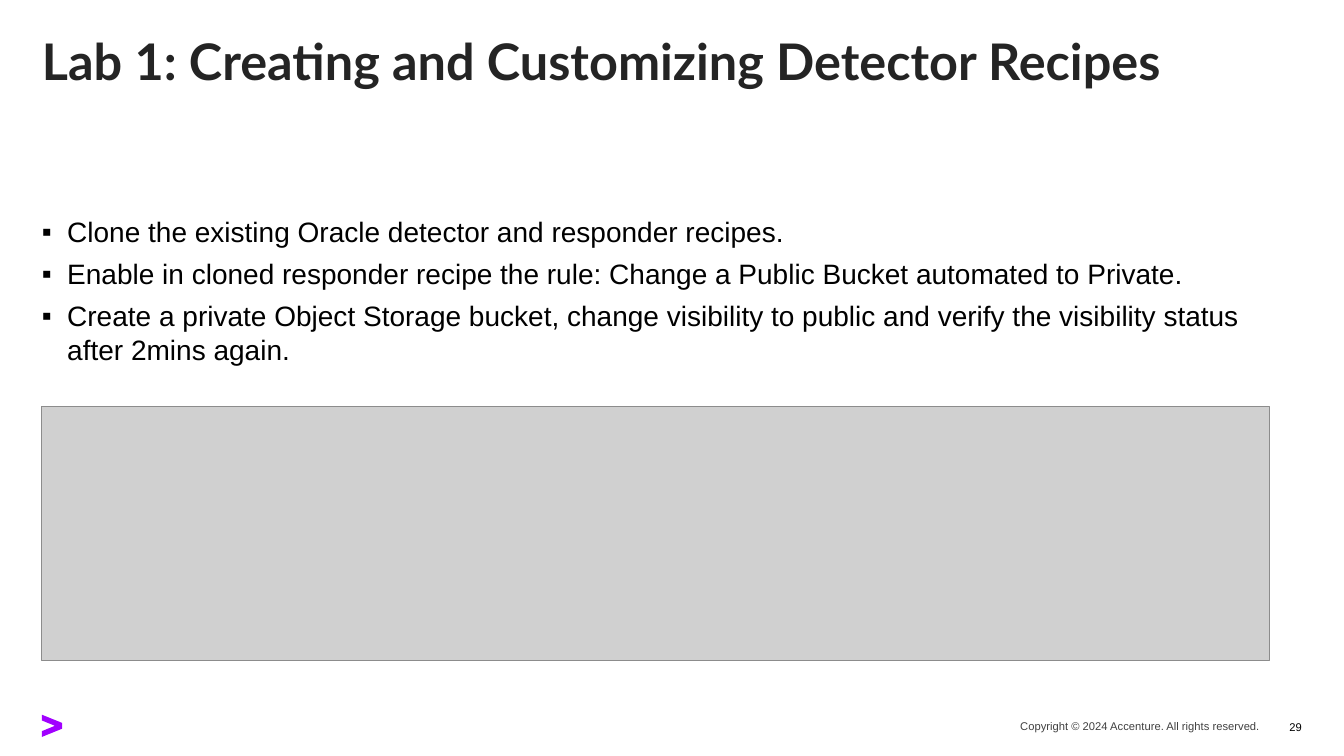
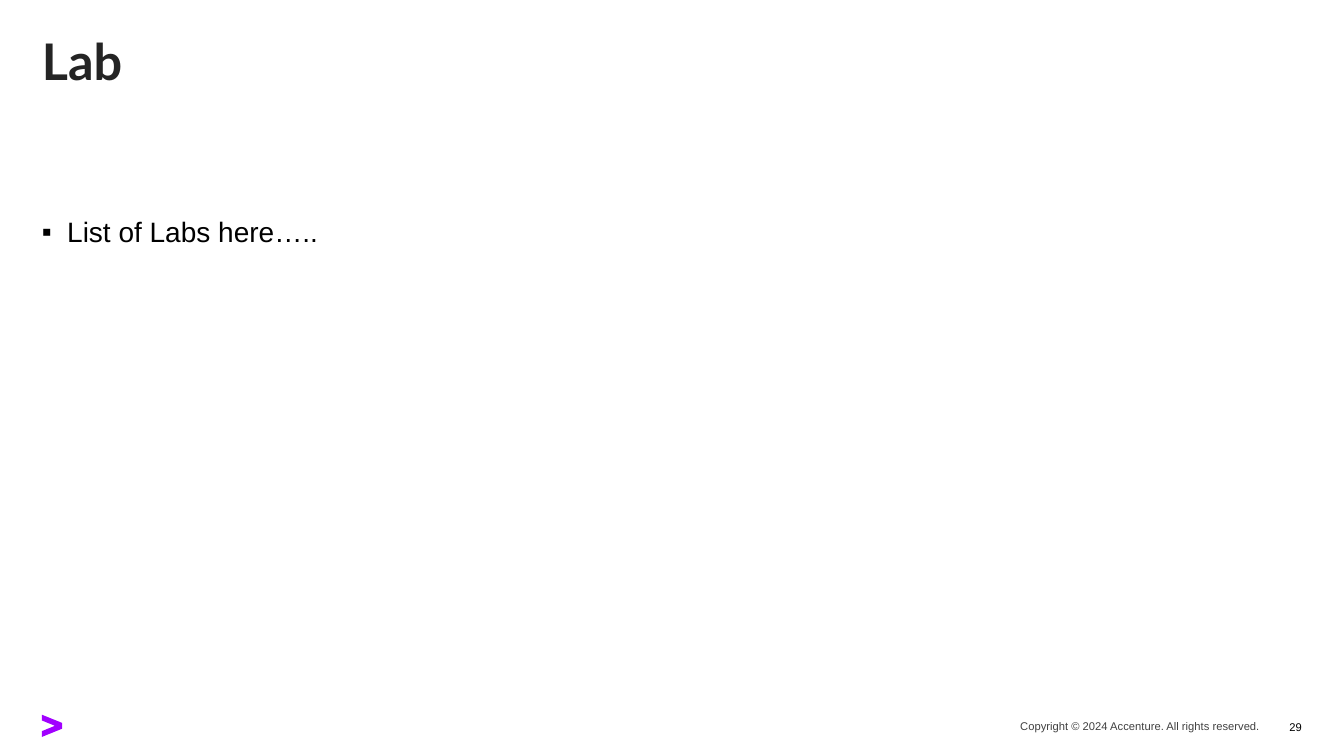
Before and after one commit to oehrlis/oci-sec-ws, a slide deck: slide 29 of ppt/02_Cloud_Guard.pptx. Drawn at 1344x756 pixels with LibreOffice and Linux fonts; fonts in the diff are those of the drawing; grey boxes stand for pictures. Boxes give left, top, right and bottom in pixels: in the first picture for what was removed or moved away, otherwise in the second. Text is boxed around its words. In the diff, an @@ line names an element or a change of style, - is before the commit and + after.

```diff
--- a/ppt/02_Cloud_Guard.pptx
+++ b/ppt/02_Cloud_Guard.pptx
@@ title at [42,42,122,81]: text changed @@
-Lab 1: Creating and Customizing Detector Recipes
+Lab
@@ text at [67,221,318,243]: text changed @@
-▪ Clone the existing Oracle detector and responder recipes.
-▪ Enable in cloned responder recipe the rule: Change a Public Bucket automated to Private.
-▪ Create a private Object Storage bucket, change visibility to public and verify the visibility status after 2mins again.
+▪ List of Labs here…..
@@ picture removed at [42,406,1270,660] @@
```
Also in this commit, not shown: 2 other slides changed, 5 slides removed, 2 other files.
